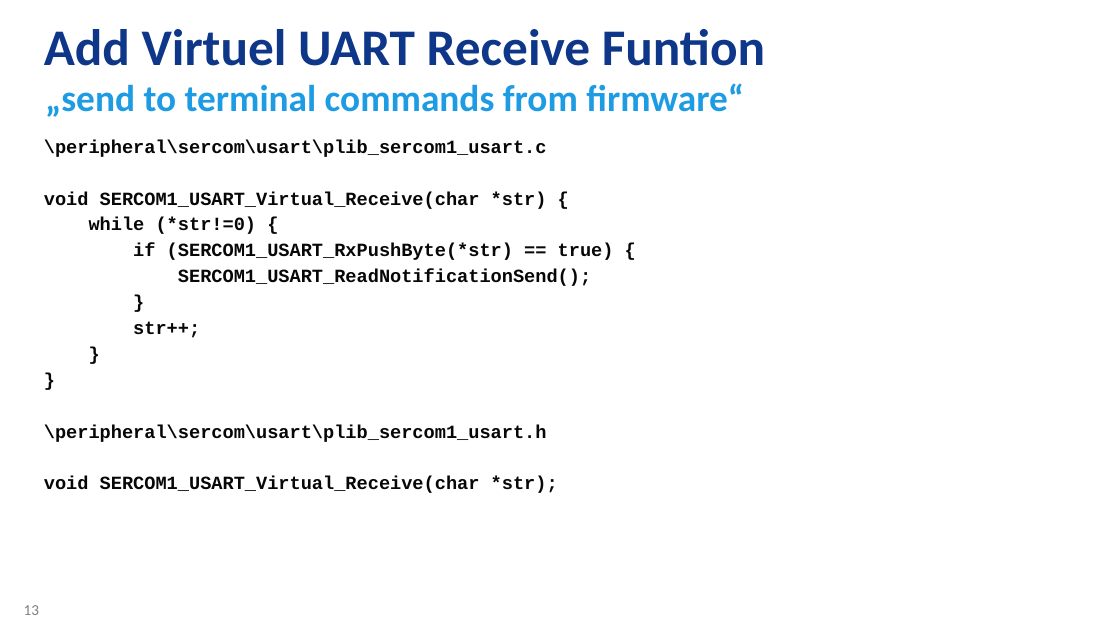
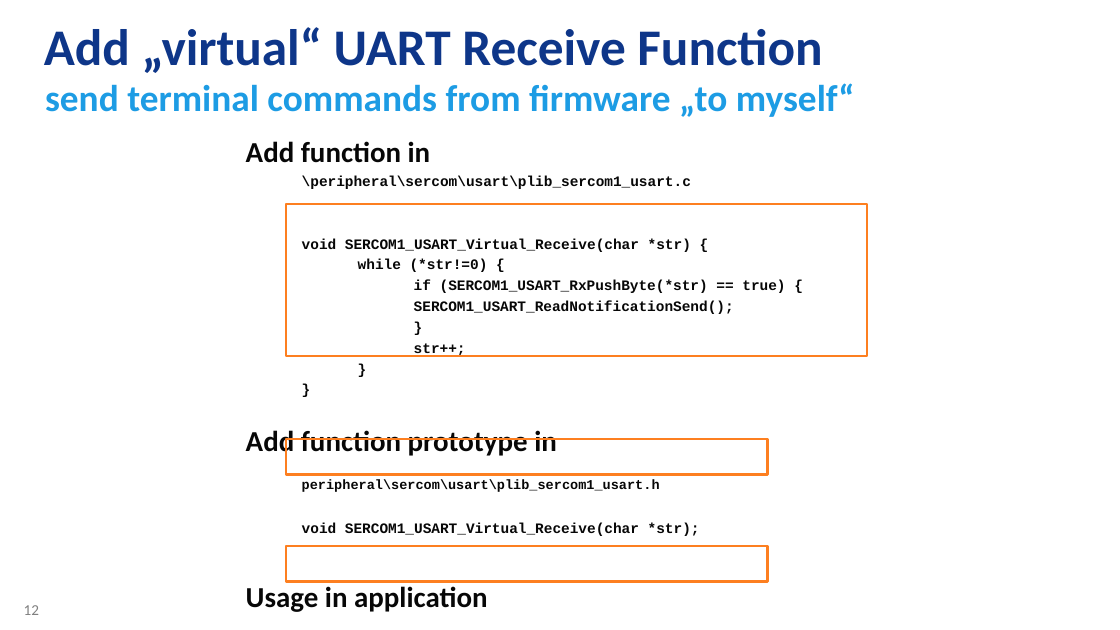
Before and after one commit to zabooh/T1S_Lab, a slide deck: slide 12 of doc/OLED1.pptx (slide 13 before the commit). Drawn at 1120x630 pixels with LibreOffice and Linux fonts; fonts in the diff are those of the drawing; background and template pictures are left out. Boxes give left, top, right and bottom in pixels: in the first picture for what was removed or moved away, otherwise in the second. Text is boxed around its words. In the diff, an @@ line names an element or a change of style, - is before the commit and + after.

Commit message:
updated

```diff
--- a/doc/OLED1.pptx
+++ b/doc/OLED1.pptx
@@ title at (44,27,822,73): text changed @@
-Add Virtuel UART Receive Funtion
+Add „virtual“ UART Receive Function
@@ text at (45,83,855,117): text changed @@
-„send to terminal commands from firmware“
+send terminal commands from firmware „to myself“
@@ text "Add function in": place and size @@
-text "Add function in" at (44,140,614,493)
+text "Add function in" at (246,141,785,612)
@@ text at (246,141,431,163): paragraph added @@
+Add function in
@@ text at (302,176,785,536): size 16 to 12.4 pt in "\peripheral\sercom\usart\plib_sercom1_usart.c", "void SERCOM1_USART_Virtual_Receive(char *str) {", "while (*str!=0) {", "if (SERCOM1_USART_RxPushByte(*str) == true) {" and 6 more places @@
@@ rectangle added at (286,203,867,355), outline #FD7F20 2 pt @@
@@ text at (246,430,660,492): text changed; size 16 to 11.6 pt @@
-\peripheral\sercom\usart\plib_sercom1_usart.h
+Add function prototype in
+peripheral\sercom\usart\plib_sercom1_usart.h
@@ rectangle added at (286,439,767,475), outline #FD7F20 2 pt @@
@@ rectangle added at (286,546,767,581), outline #FD7F20 2 pt @@
@@ text at (246,586,488,612): paragraphs added @@
+Usage in application
+SERCOM1_USART_Virtual_Receive("iperf -s\n");
@@ page number at (24,605,39,615): text changed @@
-13
+12
```
Also in this commit, not shown: 4 other slides changed, 3 slides added, 3 slides removed.
